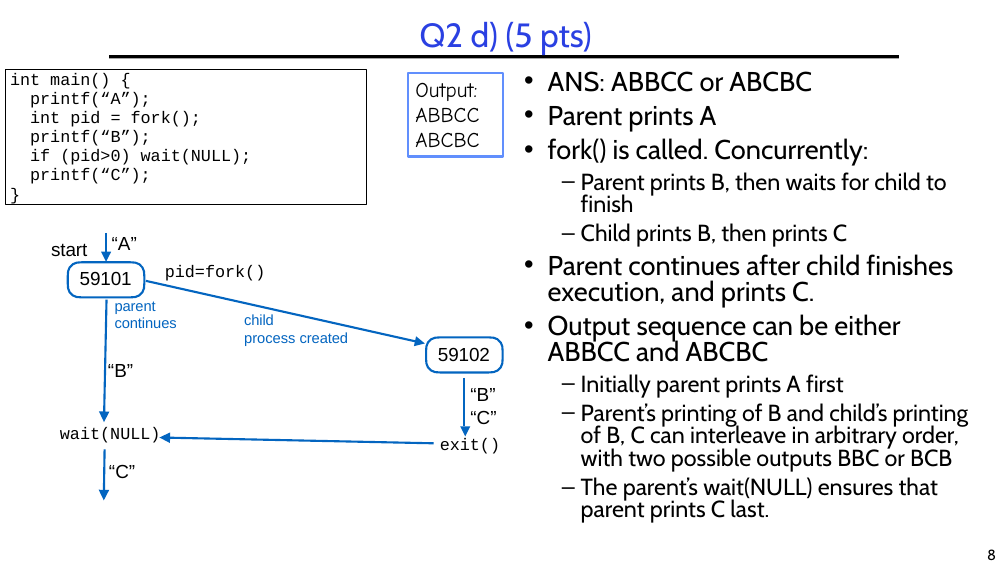
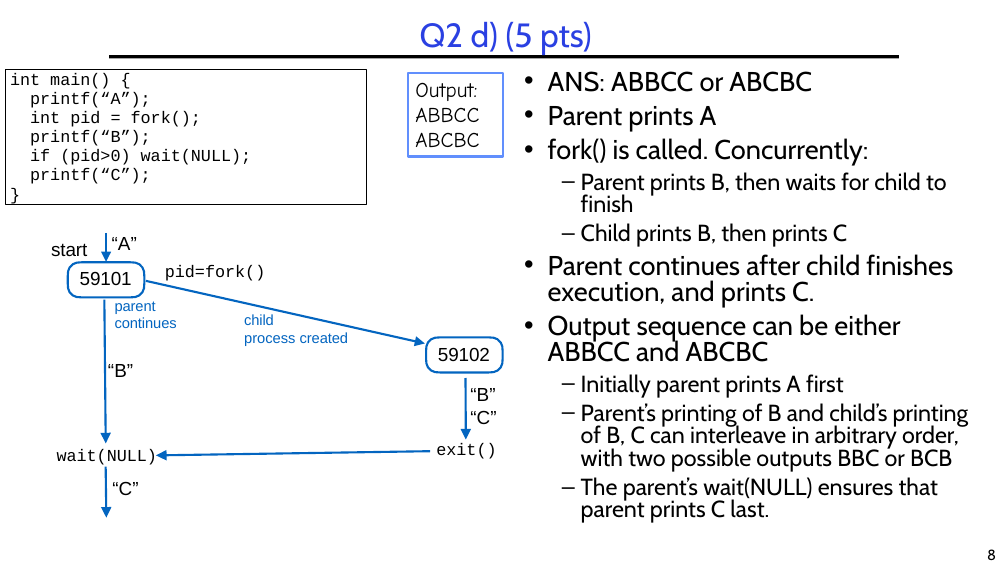
Before and after one commit to guhofstra/CSC256Fa25, a slide deck: slide 8 of PPTs/Exam/CSC112 MidtermExam Sp2025.pptx. Drawn at 1008x567 pixels with LibreOffice and Linux fonts; fonts in the diff are those of the drawing. Boxes give left, top, right and bottom in pixels: in the first picture for what was removed or moved away, otherwise in the second. Text is boxed around its words. In the diff, an @@ line names an element or a change of style, - is before the commit and + after.

```diff
--- a/PPTs/Exam/CSC112 MidtermExam Sp2025.pptx
+++ b/PPTs/Exam/CSC112 MidtermExam Sp2025.pptx
@@ freeform shape at (x1=73, y1=300, x2=137, y2=443): rotation 78 to 76 degrees; outline redrawn @@
@@ freeform shape at (x1=452, y1=378, x2=479, y2=440): rotation 0 to 77 degrees; outline redrawn @@
@@ freeform shape at (x1=156, y1=403, x2=430, y2=503): rotation 170 to 168 degrees; outline redrawn @@
@@ text "wait(NULL)" moved from (x1=60, y1=427, x2=160, y2=443) to (x1=57, y1=449, x2=157, y2=467) @@
@@ text "exit()" moved from (x1=440, y1=438, x2=500, y2=454) to (x1=436, y1=443, x2=496, y2=459) @@
@@ freeform shape removed at (x1=461, y1=426, x2=470, y2=436) @@
@@ freeform shape at (x1=95, y1=467, x2=117, y2=518): rotation 78 to 77 degrees; outline redrawn @@
@@ text "“C”" moved from (x1=109, y1=464, x2=135, y2=478) to (x1=112, y1=481, x2=138, y2=495) @@
```
Also in this commit, not shown: 1 other slide changed, 2 other files.
